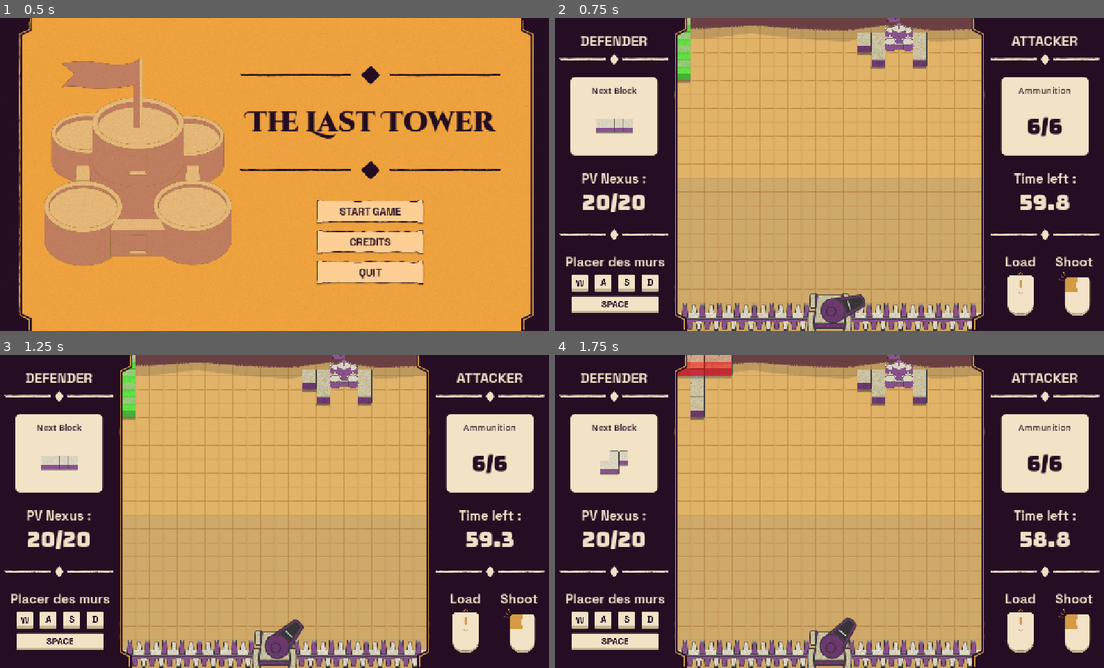
Above: before the commit, frames 1-4 (two rows, left to right).
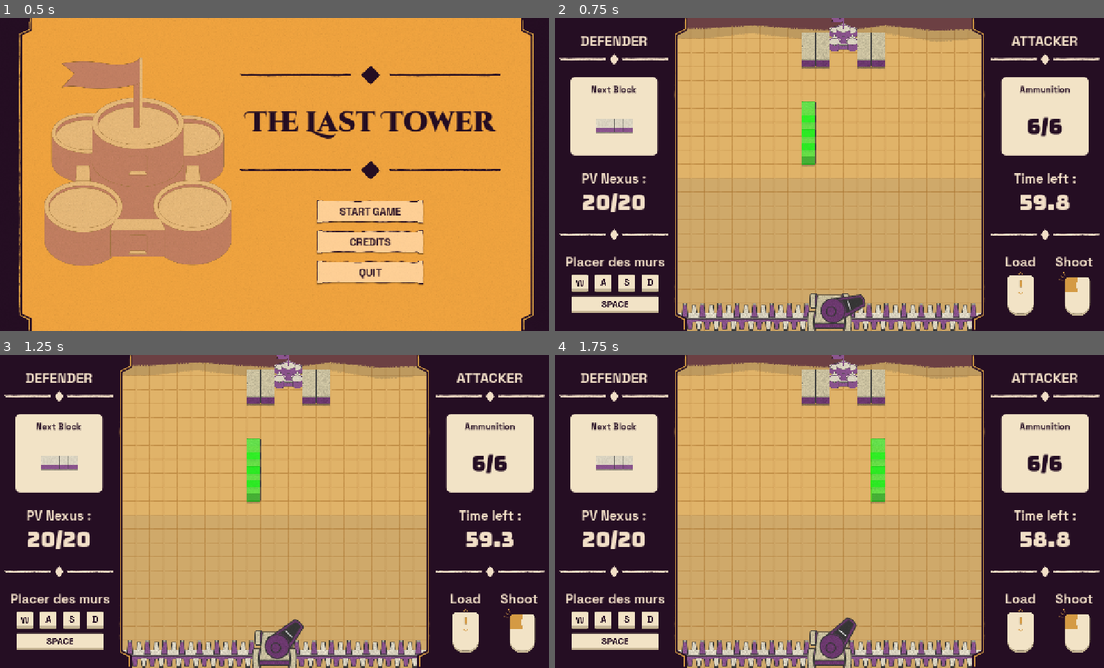
Above: after the commit, the same moments.

Repository: Angele-Bzl/construction
Game: Godot game, scene res://Scenes/title_screen.tscn
Same seed, same stepped clock (60 frames per second), same inputs: the game is played once before the commit and once after it.
Inputs (mouse positions are in pixels of both pictures, inside the frame that each line leads up to):
- Up to frame 1 (0.5 s): no input
- Up to frame 2 (0.75 s): click "START GAME" at 0.5 s
- Up to frame 3 (1.25 s): no input
- Up to frame 4 (1.75 s): move the mouse to (950, 495) at 1.27 s; hold D (right) from 1.28 s (still down); tap Space (snap) at 1.35 s

Frame 1 is identical in both runs. In frame 2, 3.2% of the frame differs, in the area x 6-94%, y 0-48%; in frame 3, 3.2%; in frame 4, 4.1%.

Commit message:
Polish

Diff:
--- a/construction/Prefabs/BlockPrefabs/PatternPrefabs/pattern.tscn
+++ b/construction/Prefabs/BlockPrefabs/PatternPrefabs/pattern.tscn
@@ -19,3 +19,7 @@
 
 [node name="Block4" parent="." unique_id=1347714736 instance=ExtResource("1_fxuyb")]
 position = Vector2(16, 48)
+
+[node name="MovementCooldown" type="Timer" parent="." unique_id=1106983600]
+wait_time = 0.08
+one_shot = true
--- a/construction/Prefabs/BlockPrefabs/block.tscn
+++ b/construction/Prefabs/BlockPrefabs/block.tscn
@@ -113,7 +113,7 @@
 
 [node name="ColorFilter" type="ColorRect" parent="." unique_id=2114929470]
 visible = false
-z_index = 4
+z_index = 10
 offset_left = -16.0
 offset_top = -32.0
 offset_right = 16.0
--- a/construction/Prefabs/UI/hud.tscn
+++ b/construction/Prefabs/UI/hud.tscn
@@ -8,6 +8,7 @@
 [ext_resource type="FontFile" uid="uid://db2vau7f70g2p" path="res://Assets/UI/Font/Bungee-Regular.ttf" id="4_isbnw"]
 [ext_resource type="Texture2D" uid="uid://44e4rw3cjhsv" path="res://Assets/UI/Patterns/pattern2.png" id="4_y0o8b"]
 [ext_resource type="Texture2D" uid="uid://dqjbsdfkmmifv" path="res://Assets/UI/Help/Clavier.png" id="6_p2dku"]
+[ext_resource type="FontFile" uid="uid://cqkorgrekwq1g" path="res://Assets/UI/Font/SpaceGrotesk-Bold.ttf" id="6_w876c"]
 [ext_resource type="Texture2D" uid="uid://b5qlu8w1jgdsa" path="res://Assets/UI/Help/Souris1.png" id="7_odjyi"]
 [ext_resource type="Texture2D" uid="uid://c3ct2t02r5p5m" path="res://Assets/UI/Help/Souris2.png" id="8_nshva"]
 
@@ -100,6 +101,7 @@
 layout_mode = 2
 size_flags_vertical = 0
 theme = ExtResource("3_omdad")
+theme_override_fonts/font = ExtResource("6_w876c")
 theme_override_font_sizes/font_size = 20
 text = "Next Block"
 horizontal_alignment = 1
@@ -249,6 +251,7 @@
 layout_mode = 2
 size_flags_vertical = 0
 theme = ExtResource("3_omdad")
+theme_override_fonts/font = ExtResource("6_w876c")
 theme_override_font_sizes/font_size = 20
 text = "Ammunition"
 horizontal_alignment = 1
--- a/construction/Scenes/main_scene.tscn
+++ b/construction/Scenes/main_scene.tscn
@@ -47,10 +47,20 @@
 texture = ExtResource("1_jv6wh")
 centered = false
 
+[node name="Ground2" type="TextureRect" parent="." unique_id=822002542]
+offset_left = -200.0
+offset_top = -56.0
+offset_right = 1624.0
+offset_bottom = 968.0
+mouse_filter = 2
+texture = ExtResource("7_76v2p")
+expand_mode = 1
+stretch_mode = 1
+
 [node name="Ground" type="TextureRect" parent="." unique_id=1142738223]
 offset_left = 288.0
 offset_top = 16.0
-offset_right = 934.5995
+offset_right = 992.0
 offset_bottom = 684.8
 mouse_filter = 2
 texture = ExtResource("7_76v2p")
@@ -98,7 +108,7 @@
 [node name="BlockContainer" type="Node2D" parent="." unique_id=1674226568]
 
 [node name="PatternSpawn" type="Node2D" parent="." unique_id=828033140]
-position = Vector2(440, 16)
+position = Vector2(576, 208)
 
 [node name="CrossbowShooter" parent="." unique_id=641207508 instance=ExtResource("4_x6ack")]
 z_index = 1
--- a/construction/Scripts/Manager/GlobalManager.gd
+++ b/construction/Scripts/Manager/GlobalManager.gd
@@ -10,6 +10,9 @@
 
 const PATTERN_PATH : String = "res://Prefabs/BlockPrefabs/PatternPrefabs/"
 const TILE : Vector2 = Vector2(32.0,32.0)
+
+const PLAYGROUND_COORD : Vector2 = Vector2(288.0,16.0)
+const PLAYGROUND_SIZE : Vector2 = Vector2(288.0,16.0)
 
 var starting_timer : float = 60.0
 var timer : Timer = Timer.new()
--- a/construction/Scripts/block.gd
+++ b/construction/Scripts/block.gd
@@ -40,8 +40,8 @@
 
 func update_visual():
 	var hp_ratio : float = current_hp/max_hp
-	block_sprite.self_modulate = Color(1,hp_ratio,hp_ratio)
-	block_top.self_modulate = Color(1,hp_ratio,hp_ratio)
+	#block_sprite.self_modulate = Color(1,hp_ratio,hp_ratio)
+	#block_top.self_modulate = Color(1,hp_ratio,hp_ratio)
 	if textures.size() == top_textures.size():
 		for i in range(0,textures.size()-1):
 			var ratio : float = float(i)/float(textures.size())
--- a/construction/Scripts/levelManager.gd
+++ b/construction/Scripts/levelManager.gd
@@ -6,6 +6,7 @@
 @onready var nexus = $Nexus
 @onready var ground = $Ground
 @onready var hud = $HUD
+@onready var pattern_spawn = $PatternSpawn
 
 @export var block : PackedScene
 
@@ -21,7 +22,7 @@
 
 	await get_tree().process_frame
 
-	generate_starting_elements(5)
+	generate_starting_elements(8)
 	next_pattern = patterns.pick_random()
 	generate_new_pattern()
 
@@ -98,7 +99,7 @@
 func generate_new_pattern():
 	if next_pattern:
 		var new_pattern : Pattern = next_pattern.instantiate()
-		new_pattern.global_position = ground.global_position
+		new_pattern.global_position = pattern_spawn.global_position
 		block_container.add_child(new_pattern)
 		new_pattern.select()
 	if !patterns.is_empty():
--- a/construction/Scripts/pattern.gd
+++ b/construction/Scripts/pattern.gd
@@ -2,6 +2,7 @@
 class_name Pattern
 
 @export var pattern_img : CompressedTexture2D
+@onready var movement_cooldown = $MovementCooldown
 
 var is_selected = false:
 	set(value):
@@ -15,15 +16,19 @@
 	select()
 
 func _process(delta):
-	if is_selected:
-		if Input.is_action_just_pressed("left"):
+	if is_selected and movement_cooldown.is_stopped():
+		if Input.is_action_pressed("left"):
 			global_position.x -= GlobalManager.TILE.x
-		if Input.is_action_just_pressed("right"):
+			movement_cooldown.start(0.08)
+		if Input.is_action_pressed("right"):
 			global_position.x += GlobalManager.TILE.x
-		if Input.is_action_just_pressed("up"):
+			movement_cooldown.start(0.08)
+		if Input.is_action_pressed("up"):
 			global_position.y -= GlobalManager.TILE.y
-		if Input.is_action_just_pressed("down"):
+			movement_cooldown.start(0.08)
+		if Input.is_action_pressed("down"):
 			global_position.y += GlobalManager.TILE.y
+			movement_cooldown.start(0.08)
 
 		if can_snap():
 			for block in get_blocks():
